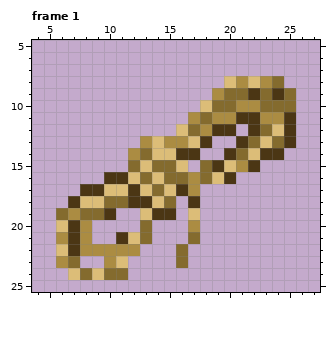
Pixel-art file: Assets/Sprites/Original_test/Rope_item.ase. The picture above is the old version.
32x32 pixels, 1 frame. Shown: frame 1: x 4..27, y 5..25. The commit also changed other frames, which this record leaves out.
The result:
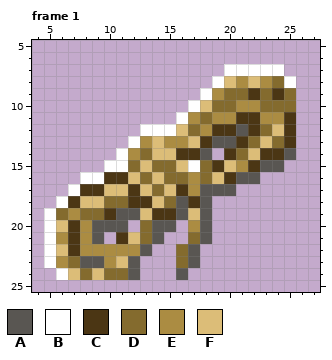
Palette (. is transparent): A #595652  B #ffffff  C #4b3614  D #846b2e  E #ab8c42  F #dcbd78
The exact change:
--- frame 1, layer "Layer 1"
@@ x 4..27 @@
  6 ........................
- 7 ........................
- 8 ................FEFED...
- 9 ...............EDDCDCD..
-10 ..............FDDEEDDD..
-11 .............EDEECCEEC..
-12 ............FDECC.CDFC..
-13 .........EFEEFC..CDFDC..
-14 ........EDFFCC..CDFCC...
-15 ........DFDDF.DCFEC.....
-16 ......CCFDFDDEDFC.......
-17 ....CCFFCFDFCE..........
-18 ...CFFDDCCFD.C..........
-19 ..DEDDC..FCC.F..........
-20 ..FCE....D...E..........
-21 ..ECE..CFD...D..........
-22 ..FCEEEEE...D...........
-23 ..ED..EF....D...........
-24 ...FDFDD................
+ 7 ................BBBBB...
+ 8 ...............BFEFEDB..
+ 9 ..............BEDDCDCD..
+10 .............BFDDEEDDD..
+11 ............BEDEECCEEC..
+12 .........BBBFDECCACDFC..
+13 ........BEFEEFCAACDFDC..
+14 .......BEDFFCCA.CDFCCA..
+15 ......BBDFDDFBDCFECAA...
+16 ....BBCCFDFDDEDFCAA.....
+17 ...BCCFFCFDFCEAAA.......
+18 ..BCFFDDCCFDACA.........
+19 .BDEDDCAAFCCAFA.........
+20 .BFCEAAA.DAA.EA.........
+21 .BECEA.CFDA..DA.........
+22 .BFCEEEEEA..DA..........
+23 .BEDAAEFA...DA..........
+24 ..BFDFDDA...A...........
 25 ........................
Changed places in both pictures, as pixel boxes (x1, y1, x2, y2):
added: (44, 64, 296, 280)
